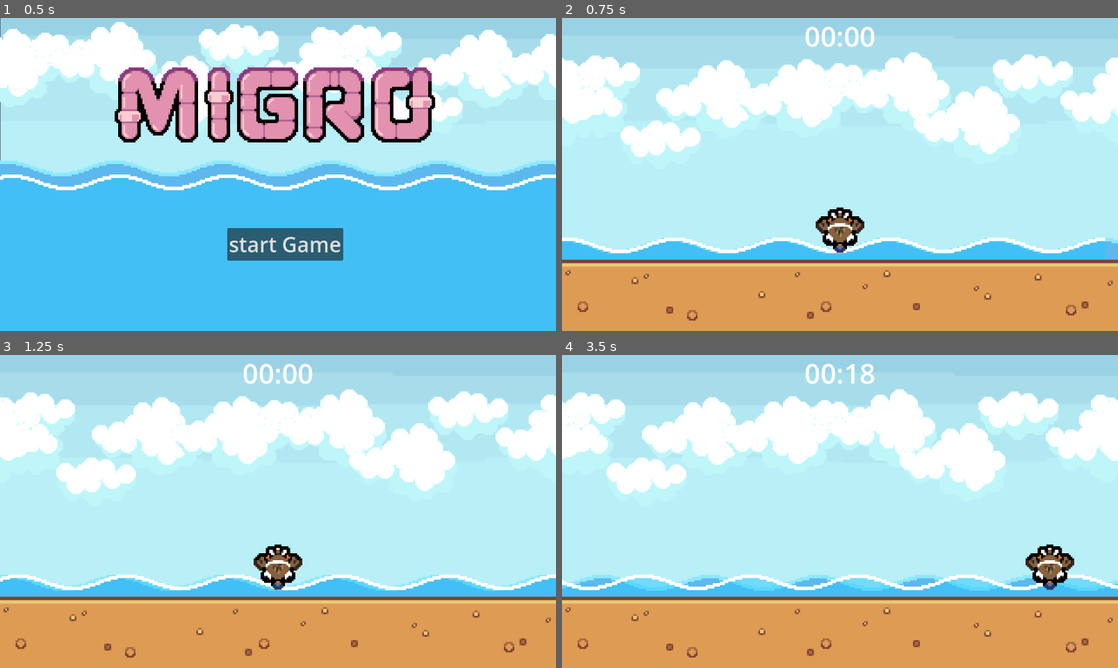
Above: before the commit, frames 1-4 (two rows, left to right).
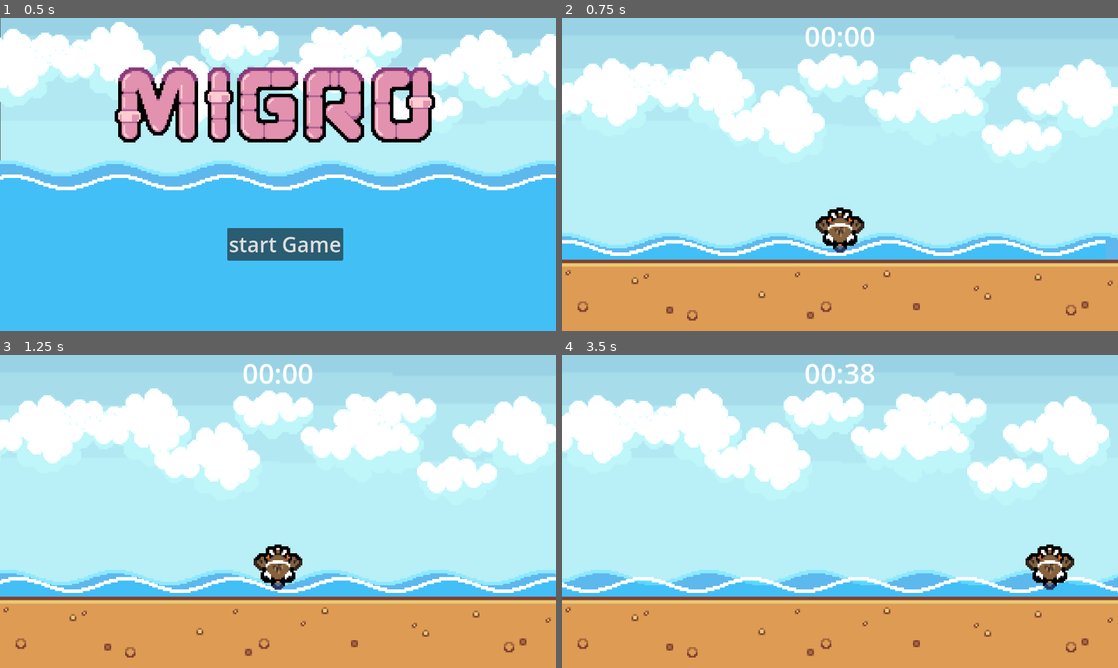
Above: after the commit, the same moments.

Repository: FaunaPolaris/BirdGameJam-Legado
Game: Godot game, scene res://shared/title_screen.tscn
The game is run twice, just before and just after one commit, with the same random seed, the same clock (stepped at 60 frames per second) and the same inputs. The engine's default icon, where the game draws it, is replaced by a stand-in: a white triangle on a blue panel in a dark square. Sound files missing from this copy of the repository are replaced by a short silence.
Inputs:
- Up to frame 1 (0.5 s): no input
- Up to frame 2 (0.75 s): click "start Game" at 0.5 s
- Up to frame 3 (1.25 s): no input
- Up to frame 4 (3.5 s): tap Enter (ui_accept) at 1.25, 1.35, 1.52, 1.82, 2.1, 2.27, 2.57, 2.85 s; hold Right (ui_right) 1.28-2.03 s; hold Down (ui_down) 2.03-2.78 s; hold Right (ui_right) from 2.78 s (still down)

Frame 1 is identical in both runs. In frame 2, 17% of the frame differs, in the area x 0-100%, y 10-76%; in frame 3, 17%; in frame 4, 18%, in the area x 0-100%, y 2-76%.

Commit message:
provisory transition

Diff:
--- a/eatingMinigame/eater/eater.gd
+++ b/eatingMinigame/eater/eater.gd
@@ -3,7 +3,7 @@
 var has_peck	: bool = true
 var	speed		: Vector2 = Vector2(20000, 0)
 
-var trans = preload("res://shared/transition.tscn")
+var trans = preload("res://canonGame/level/level.tscn")
 
 func	_process(delta: float) -> void:
 	if Input.is_action_pressed("ui_left"):
--- a/eatingMinigame/food/food.gd
+++ b/eatingMinigame/food/food.gd
@@ -6,7 +6,7 @@
 func	_process(delta: float) -> void:
 	if $collection.has_overlapping_bodies():
 		queue_free()
-		Global.current_fat += 250
+		Global.current_fat += 75
 	if position.y < -100:
 		set_constant_force(Vector2(0, 100))
 	if position.y > 400:
--- a/eatingMinigame/scenario/scenario.tscn
+++ b/eatingMinigame/scenario/scenario.tscn
@@ -13,6 +13,90 @@
 [ext_resource type="Texture2D" uid="uid://ddls23kveavui" path="res://textures/background/clouds/cloud_front_3.png" id="8_h0ite"]
 
 [sub_resource type="Animation" id="Animation_440fp"]
+tracks/0/type = "value"
+tracks/0/imported = false
+tracks/0/enabled = true
+tracks/0/path = NodePath("waveBack/WaveBack:position")
+tracks/0/interp = 1
+tracks/0/loop_wrap = true
+tracks/0/keys = {
+"times": PackedFloat32Array(0),
+"transitions": PackedFloat32Array(1),
+"update": 0,
+"values": [Vector2(-23, 534)]
+}
+tracks/1/type = "value"
+tracks/1/imported = false
+tracks/1/enabled = true
+tracks/1/path = NodePath("eater:modulate")
+tracks/1/interp = 1
+tracks/1/loop_wrap = true
+tracks/1/keys = {
+"times": PackedFloat32Array(0),
+"transitions": PackedFloat32Array(1),
+"update": 0,
+"values": [Color(1, 1, 1, 1)]
+}
+tracks/2/type = "value"
+tracks/2/imported = false
+tracks/2/enabled = true
+tracks/2/path = NodePath("waveBack/WaveBack:modulate")
+tracks/2/interp = 1
+tracks/2/loop_wrap = true
+tracks/2/keys = {
+"times": PackedFloat32Array(0),
+"transitions": PackedFloat32Array(1),
+"update": 0,
+"values": [Color(1, 1, 1, 1)]
+}
+tracks/3/type = "value"
+tracks/3/imported = false
+tracks/3/enabled = true
+tracks/3/path = NodePath("waveFront/WaveFront:position")
+tracks/3/interp = 1
+tracks/3/loop_wrap = true
+tracks/3/keys = {
+"times": PackedFloat32Array(0),
+"transitions": PackedFloat32Array(1),
+"update": 0,
+"values": [Vector2(-20, 551)]
+}
+tracks/4/type = "value"
+tracks/4/imported = false
+tracks/4/enabled = true
+tracks/4/path = NodePath("waveFront/WaveFront:modulate")
+tracks/4/interp = 1
+tracks/4/loop_wrap = true
+tracks/4/keys = {
+"times": PackedFloat32Array(0),
+"transitions": PackedFloat32Array(1),
+"update": 0,
+"values": [Color(1, 1, 1, 1)]
+}
+tracks/5/type = "value"
+tracks/5/imported = false
+tracks/5/enabled = true
+tracks/5/path = NodePath("floor:position")
+tracks/5/interp = 1
+tracks/5/loop_wrap = true
+tracks/5/keys = {
+"times": PackedFloat32Array(0),
+"transitions": PackedFloat32Array(1),
+"update": 0,
+"values": [Vector2(0, 278)]
+}
+tracks/6/type = "value"
+tracks/6/imported = false
+tracks/6/enabled = true
+tracks/6/path = NodePath("clouds:modulate")
+tracks/6/interp = 1
+tracks/6/loop_wrap = true
+tracks/6/keys = {
+"times": PackedFloat32Array(0),
+"transitions": PackedFloat32Array(1),
+"update": 0,
+"values": [Color(1, 1, 1, 1)]
+}
 
 [sub_resource type="Animation" id="Animation_higbl"]
 resource_name = "transitioning"
@@ -26,7 +110,7 @@
 "times": PackedFloat32Array(0, 1),
 "transitions": PackedFloat32Array(1, 1),
 "update": 0,
-"values": [Vector2(-19, 551), Vector2(-20, 40)]
+"values": [Vector2(-23, 534), Vector2(-24, 4)]
 }
 tracks/1/type = "value"
 tracks/1/imported = false
@@ -59,7 +143,7 @@
 tracks/3/interp = 1
 tracks/3/loop_wrap = true
 tracks/3/keys = {
-"times": PackedFloat32Array(0, 1),
+"times": PackedFloat32Array(0.466667, 1),
 "transitions": PackedFloat32Array(1, 1),
 "update": 0,
 "values": [Color(1, 1, 1, 1), Color(0, 0, 0, 1)]
@@ -88,6 +172,18 @@
 "update": 0,
 "values": [Color(1, 1, 1, 1), Color(0, 0, 0, 1)]
 }
+tracks/6/type = "value"
+tracks/6/imported = false
+tracks/6/enabled = true
+tracks/6/path = NodePath("eater:modulate")
+tracks/6/interp = 1
+tracks/6/loop_wrap = true
+tracks/6/keys = {
+"times": PackedFloat32Array(0, 1),
+"transitions": PackedFloat32Array(1, 1),
+"update": 0,
+"values": [Color(1, 1, 1, 1), Color(0, 0, 0, 1)]
+}
 
 [sub_resource type="AnimationLibrary" id="AnimationLibrary_psrre"]
 _data = {
@@ -112,7 +208,7 @@
 repeat_times = 3
 
 [node name="WaveBack" type="Sprite2D" parent="waveBack"]
-position = Vector2(-20, 546)
+position = Vector2(-23, 534)
 scale = Vector2(4, 4)
 texture = ExtResource("4_dg3bt")
 
@@ -123,7 +219,7 @@
 repeat_times = 2
 
 [node name="WaveFront" type="Sprite2D" parent="waveFront"]
-position = Vector2(-20, 545)
+position = Vector2(-20, 551)
 scale = Vector2(4, 4)
 texture = ExtResource("5_6lylw")
 
@@ -144,53 +240,52 @@
 
 [node name="clouds" type="Parallax2D" parent="."]
 texture_filter = 1
-scroll_offset = Vector2(-126, 294)
 repeat_size = Vector2(1280, 0)
 autoscroll = Vector2(-12, 0)
 repeat_times = 2
 
 [node name="CloudFront1" type="Sprite2D" parent="clouds"]
-position = Vector2(572, -514)
+position = Vector2(-3, -222)
 scale = Vector2(4, 4)
 texture = ExtResource("6_psrre")
 
 [node name="CloudFront9" type="Sprite2D" parent="clouds"]
-position = Vector2(995, -362)
+position = Vector2(420, -70)
 scale = Vector2(4, 4)
 texture = ExtResource("6_psrre")
 
 [node name="CloudFront10" type="Sprite2D" parent="clouds"]
-position = Vector2(136, -494)
+position = Vector2(-439, -202)
 scale = Vector2(4, 4)
 texture = ExtResource("6_psrre")
 
 [node name="CloudFront11" type="Sprite2D" parent="clouds"]
-position = Vector2(855, -512)
+position = Vector2(280, -220)
 scale = Vector2(4, 4)
 texture = ExtResource("6_psrre")
 
 [node name="CloudFront2" type="Sprite2D" parent="clouds"]
-position = Vector2(777, -461)
+position = Vector2(202, -169)
 scale = Vector2(4, 4)
 texture = ExtResource("7_85h7i")
 
 [node name="CloudFront6" type="Sprite2D" parent="clouds"]
-position = Vector2(260, -485)
+position = Vector2(-315, -193)
 scale = Vector2(4, 4)
 texture = ExtResource("8_h0ite")
 
 [node name="CloudFront7" type="Sprite2D" parent="clouds"]
-position = Vector2(1109, -467)
+position = Vector2(534, -175)
 scale = Vector2(4, 4)
 texture = ExtResource("8_h0ite")
 
 [node name="CloudFront12" type="Sprite2D" parent="clouds"]
-position = Vector2(14, -469)
+position = Vector2(-561, -177)
 scale = Vector2(4, 4)
 texture = ExtResource("8_h0ite")
 
 [node name="CloudFront8" type="Sprite2D" parent="clouds"]
-position = Vector2(422, -407)
+position = Vector2(-153, -115)
 scale = Vector2(4, 4)
 texture = ExtResource("8_h0ite")
 
@@ -201,7 +296,7 @@
 
 [node name="clock" parent="." instance=ExtResource("4_kt38x")]
 position = Vector2(-82, -363)
-seconds = 20
+seconds = 40
 
 [connection signal="animation_finished" from="AnimationPlayer" to="eater" method="_on_animation_player_animation_finished"]
 [connection signal="timesUp" from="clock" to="eater" method="_on_clock_times_up"]
--- a/shared/transition.gd
+++ /dev/null
@@ -1,7 +0,0 @@
-extends Node2D
-
-var level = preload("res://canonGame/level/level.tscn")
-
-func	_process(delta: float) -> void:
-	if Input.is_action_just_pressed("ui_accept"):
-		get_tree().change_scene_to_packed(level)
--- a/shared/transition.tscn
+++ /dev/null
@@ -1,19 +0,0 @@
-[gd_scene load_steps=4 format=3 uid="uid://coknv0jfns11n"]
-
-[ext_resource type="Script" uid="uid://b4rtjl4nhro2f" path="res://shared/transition.gd" id="1_hxy2u"]
-
-[sub_resource type="Gradient" id="Gradient_8wykk"]
-colors = PackedColorArray(0, 0, 0, 1, 0, 0, 0, 1)
-
-[sub_resource type="GradientTexture2D" id="GradientTexture2D_hxy2u"]
-gradient = SubResource("Gradient_8wykk")
-width = 1520
-height = 720
-
-[node name="transition" type="Node2D"]
-script = ExtResource("1_hxy2u")
-
-[node name="blackground" type="Sprite2D" parent="."]
-position = Vector2(640, 360)
-scale = Vector2(0.842105, 1)
-texture = SubResource("GradientTexture2D_hxy2u")
Not shown, removed: shared/transition.gd.uid
